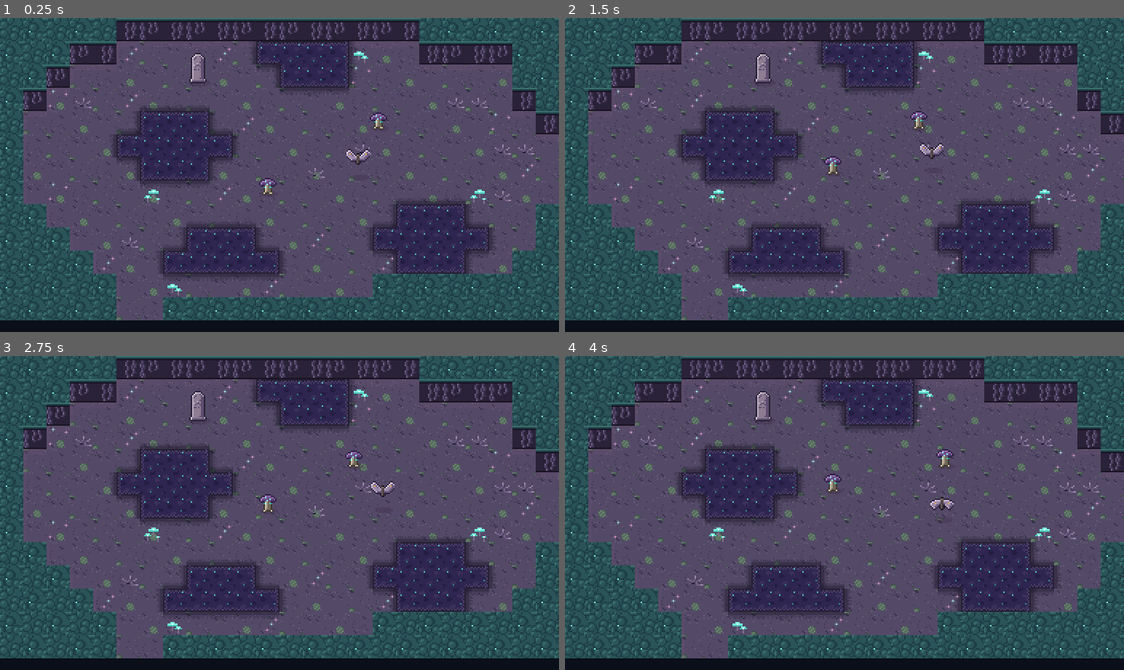
Above: before the commit, frames 1-4 (two rows, left to right).
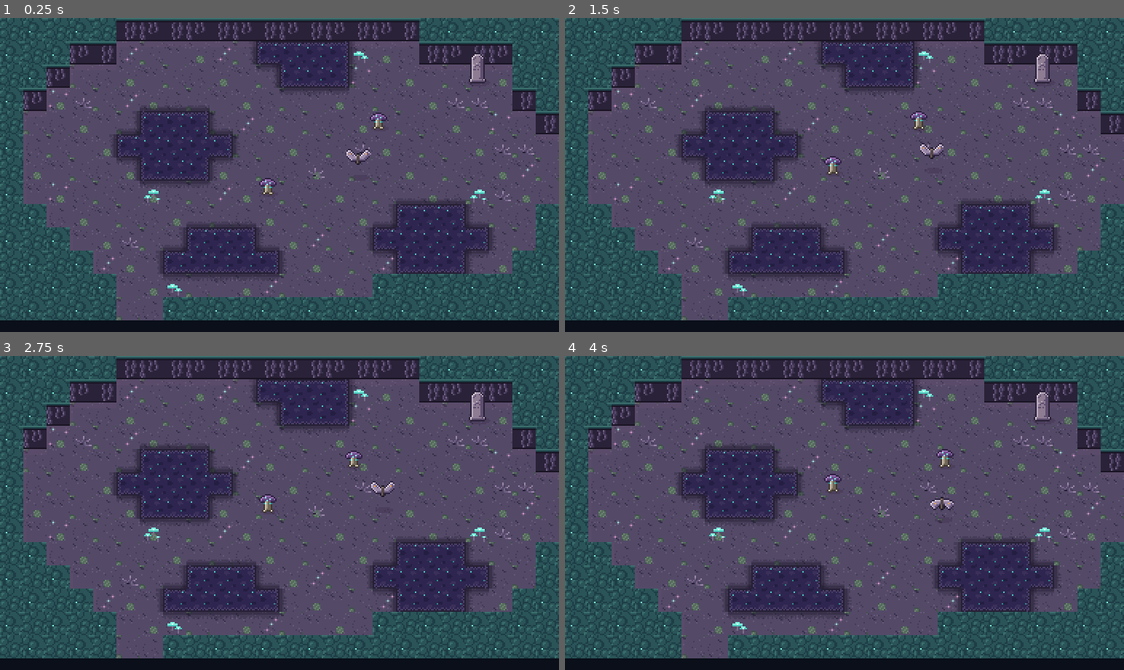
Above: after the commit, the same moments.

Repository: ashciraulo/Leviathan
Game: Godot game, scene res://rooms/room_3_1.tscn
Two runs of this game, one before a commit and one after it. Both use one fixed random seed, a clock stepped at 60 frames per second and the inputs below. This scene is started directly instead of the project's main scene.
Inputs (mouse positions are in pixels of both pictures, inside the frame that each line leads up to):
- Up to frame 1 (0.25 s): no input
- Up to frame 2 (1.5 s): tap Enter (ui_accept) at 0.5, 0.77, 1.07 s; move the mouse to (967, 159) at 0.52 s; hold D (move_right) 0.53-1.25 s; hold J (attack) 0.53-1.25 s; click (967, 159) at 0.67 s; drag from (732, 190) to (760, 77) at 1.27 s
- Up to frame 3 (2.75 s): move the mouse to (335, 443) at 2.02 s; hold D (move_right) from 2.03 s (still down); hold K (interact) from 2.03 s (still down)
- Up to frame 4 (4 s): release D (move_right) at 2.75 s; release K (interact) at 2.75 s; drag from (816, 575) to (917, 456) at 2.77 s; move the mouse to (1012, 560) at 3.52 s; hold A (move_left) from 3.53 s (still down); hold I (item_2) from 3.53 s (still down); tap Enter (ui_accept) at 3.77 s

The runs differ from the first frame. In frame 1, 0.4% of the frame differs, in the area x 33-87%, y 11-21%; in frame 2, 0.4%; in frame 3, 0.4%; in frame 4, 0.4%.

Commit message:
Fix Gloamfen review findings
Brinewood keeps its own peat floor. Spores and geyser steam now hurt a
Wren already standing in them (they stay monitorable and switch on
'active' only). A struck Sporecap swells first instead of bursting with
no tell, the hook doesn't set it off, and dying clears its cloud. The
spore art matches the damage circle. Tidestone respawns in Glowcap Grove
and Mirelight Edge no longer land in water or beside a Lanternmoth, and
the Fenmouth entry no longer steps into water. Tests now check real
damage and that every biome has its own floor.

Co-Authored-By: Claude Opus 5.5 <noreply@anthropic.com>
Claude-Session: https://claude.ai/code/session_01UYEn5XZXkHTUvmfLbrhNvJ

Diff:
--- a/rooms/room_3_1.tscn
+++ b/rooms/room_3_1.tscn
@@ -8,7 +8,7 @@
 biome = "gloamfen"
 layout = "########################
 #####......~~~~...######
-###.....T...~~~.......##
+###.........~~~.....T.##
 ##....................##
 #.....~~~.......q......#
 #....~~~~~..............
--- a/rooms/room_4_1.tscn
+++ b/rooms/room_4_1.tscn
@@ -7,7 +7,7 @@
 name_key = "ROOM_FENMOUTH"
 biome = "gloamfen"
 layout = "###########..###########
-###.........~~~.......##
+###..........~~~......##
 ##.....q....~~~~...q...#
 #..........~~~~~.......#
 #....~~~...............#
--- a/rooms/room_5_2.tscn
+++ b/rooms/room_5_2.tscn
@@ -13,7 +13,7 @@
 ####~~~~~~~::~~~~~~~####
 ###....T...::......q.###
 ...........::..........#
-........w..............#
+................w......#
 ..................q....#
 #~~~~~...........~~~~~##
 ##~~~~~~.......~~~~~~###
--- a/scripts/enemies/sporecap.gd
+++ b/scripts/enemies/sporecap.gd
@@ -4,7 +4,7 @@
 ## Wren comes close its cap swells and its spots turn pink (the tell), then
 ## it bursts a ring of stinging spores around itself. Afterwards it sags,
 ## spent, for a moment: the time to strike. Hitting it before then is fine
-## too, but it makes it burst at once.
+## too, but it starts it swelling.
 
 enum Mode { WANDER, SWELL, BURST, SPENT }
 
@@ -15,7 +15,7 @@
 const BURST_TIME := 0.5
 const SPENT_TIME := 1.6
 ## Radius of the spore ring.
-const CLOUD_RADIUS := 26.0
+const CLOUD_RADIUS := 22.0
 const WANDER_DIRECTIONS := [Vector2.ZERO, Vector2.LEFT, Vector2.RIGHT, Vector2.UP, Vector2.DOWN]
 
 var mode := Mode.WANDER
@@ -43,7 +43,7 @@
 	shape.position = Vector2(0, -6)
 	_cloud.add_child(shape)
 	add_child(_cloud)
-	_cloud_sprite = Art.sprite(Art.SPORE_CLOUD, 3, 1, 29)
+	_cloud_sprite = Art.sprite(Art.SPORE_CLOUD, 3, 1, 37)
 	_cloud_sprite.z_index = 4
 	_cloud_sprite.visible = false
 	add_child(_cloud_sprite)
@@ -90,7 +90,6 @@
 
 
 func _set_cloud(on: bool) -> void:
-	_cloud.set_deferred("monitorable", on)
 	_cloud.active = on
 	_cloud_sprite.visible = on
 
@@ -103,10 +102,23 @@
 	return mode == Mode.SPENT
 
 
+func take_hit(damage: int, direction: Vector2) -> HitResult:
+	# The Tide Hook's harmless tug neither hurts nor startles it.
+	if damage <= 0:
+		return HitResult.IGNORED
+	return super(damage, direction)
+
+
 func _on_hurt() -> void:
-	# Struck while still full of spores: it bursts at once.
-	if mode == Mode.WANDER or mode == Mode.SWELL:
-		_burst()
+	# Struck while still full of spores: it starts to swell (the same tell
+	# as always), so Wren has time to back off before it bursts.
+	if mode == Mode.WANDER:
+		_swell()
+
+
+func _die() -> void:
+	_set_cloud(false)
+	super()
 
 
 func _make_sprite() -> Sprite2D:
--- /dev/null
+++ b/scripts/enemies/tumbleburr.gd
@@ -0,0 +1,52 @@
+class_name Tumbleburr
+extends Enemy
+## Wind-borne hazard (a ball of thorny dry straw). It lolls about in the
+## calm, then the gusts send it bowling across the heights: the rising
+## whistle and streaks are the tell. One cut scatters it.
+
+const DRIFT_SPEED := 10.0
+## How much of a gust's push it takes (it is lighter than Wren).
+const GUST_SCALE := 1.6
+const BOUNCE := 0.6
+
+var _velocity := Vector2.ZERO
+var _roll := 0.0
+var _drift := Vector2.ZERO
+var _drift_timer := 0.0
+
+
+func _init() -> void:
+	max_hp = 1
+	body_size = Vector2(10, 8)
+
+
+func _think(delta: float) -> void:
+	var gust := _gust()
+	if gust != null and gust.strength() > 0.0:
+		_velocity = _velocity.move_toward(gust.push() * GUST_SCALE, 600.0 * delta)
+	else:
+		_drift_timer -= delta
+		if _drift_timer <= 0.0:
+			_drift_timer = randf_range(1.0, 2.0)
+			_drift = Vector2.from_angle(randf() * TAU) * DRIFT_SPEED
+		_velocity = _velocity.move_toward(_drift, 120.0 * delta)
+	velocity = _velocity
+	if get_slide_collision_count() > 0:
+		var normal := get_slide_collision(0).get_normal()
+		_velocity = _velocity.bounce(normal) * BOUNCE
+	_roll += velocity.x * delta * 0.25 + velocity.y * delta * 0.1
+
+
+func _gust() -> Gust:
+	var room := get_parent()
+	if room == null:
+		return null
+	return room.get_node_or_null("Gust") as Gust
+
+
+func _make_sprite() -> Sprite2D:
+	return Art.sprite(Art.TUMBLEBURR, 4, 1, 14)
+
+
+func _update_sprite() -> void:
+	_sprite.frame = int(posmod(int(_roll), 4))
--- a/scripts/hazards/geyser.gd
+++ b/scripts/hazards/geyser.gd
@@ -60,7 +60,8 @@
 		Phase.BLOW:
 			_timer = BLOW_TIME
 	_sprite.frame = int(next)
-	_steam.set_deferred("monitorable", next == Phase.BLOW)
+	# Stays monitorable: toggling that misses a hurtbox already inside, so
+	# whether it hurts is down to `active` alone.
 	_steam.active = next == Phase.BLOW
 
 
--- /dev/null
+++ b/scripts/hazards/gust.gd
@@ -0,0 +1,91 @@
+class_name Gust
+extends Node2D
+## Wind over the heights. It comes in pulses: calm, a rising whistle while
+## thin streaks start to run (the tell), then a hard gust that shoves Wren
+## and rolls Tumbleburrs along. Streaks drawn over the room show which way
+## and how hard it blows.
+
+enum Phase { CALM, RISING, BLOWING }
+
+const CALM_TIME := 2.6
+const RISING_TIME := 0.7
+const BLOW_TIME := 1.4
+const STREAKS := 22
+
+## Direction and strength of a full gust, in pixels per second.
+var wind := Vector2.ZERO
+var phase := Phase.CALM
+var _timer := CALM_TIME
+var _room: Room
+var _streaks: Array[Vector2] = []
+
+
+func _ready() -> void:
+	_room = get_parent() as Room
+	z_index = 6
+	var rnd := RandomNumberGenerator.new()
+	rnd.seed = hash(_room.coord) if _room else 1
+	for i in STREAKS:
+		_streaks.append(Vector2(rnd.randf() * Room.SIZE.x, rnd.randf() * Room.SIZE.y))
+
+
+## How hard it is blowing right now, 0..1.
+func strength() -> float:
+	match phase:
+		Phase.RISING:
+			return 0.15
+		Phase.BLOWING:
+			return 1.0
+	return 0.0
+
+
+func push() -> Vector2:
+	return wind * strength()
+
+
+func is_blowing() -> bool:
+	return phase == Phase.BLOWING
+
+
+func _physics_process(delta: float) -> void:
+	_timer -= delta
+	if _timer <= 0.0:
+		match phase:
+			Phase.CALM:
+				phase = Phase.RISING
+				_timer = RISING_TIME
+			Phase.RISING:
+				phase = Phase.BLOWING
+				_timer = BLOW_TIME
+				Audio.play_sfx("gust", global_position + Room.SIZE / 2.0)
+			Phase.BLOWING:
+				phase = Phase.CALM
+				_timer = CALM_TIME
+	var shove := push()
+	if shove != Vector2.ZERO:
+		var player := get_tree().get_first_node_in_group("player") as Player
+		if player != null and not player.frozen and not player.airborne \
+				and player.state in [Player.State.MOVE, Player.State.ATTACK, Player.State.CHARGE, Player.State.HUM, Player.State.HURT]:
+			if Rect2(Vector2.ZERO, Room.SIZE).has_point(player.global_position - _room.global_position):
+				player.move_and_collide(shove * delta)
+	# Streaks race along with the wind; in the calm they drift lazily.
+	var drift := wind.normalized() * (14.0 + wind.length() * 1.6 * strength())
+	for i in _streaks.size():
+		var s := _streaks[i] + drift * delta * (1.0 + (i % 3) * 0.3)
+		s.x = fposmod(s.x, Room.SIZE.x)
+		s.y = fposmod(s.y, Room.SIZE.y)
+		_streaks[i] = s
+	queue_redraw()
+
+
+func _draw() -> void:
+	if wind == Vector2.ZERO:
+		return
+	var dir := wind.normalized()
+	var length := 4.0 + 14.0 * strength()
+	var alpha := 0.12 + 0.3 * strength()
+	for i in _streaks.size():
+		if phase == Phase.CALM and i % 3 != 0:
+			continue
+		var s := _streaks[i].floor()
+		draw_line(s, s - dir * length * (0.6 + (i % 4) * 0.2), Color(1, 1, 1, alpha), 1.0)
--- a/scripts/world/room.gd
+++ b/scripts/world/room.gd
@@ -82,7 +82,7 @@
 		"wet_deco": "shell_%d", "dry_deco": "grass_%d",
 	},
 	"brinewood": {
-		"floor": "fen_%d", "wall_top": "canopy_%d", "wall_face": "roots_%d",
+		"floor": "peat_%d", "wall_top": "canopy_%d", "wall_face": "roots_%d",
 		"water": "bog_%d", "water_edge": "bank_%s_%d", "damp": "mire_%s",
 		"wet_deco": "reeds_%d", "dry_deco": "fern_%d",
 		# [tile, one in every n tiles]
--- a/tests/smoke_test.gd
+++ b/tests/smoke_test.gd
@@ -1028,6 +1028,10 @@
 	var vent := Geyser.new()
 	vent.position = Vector2(4 * Room.TILE, 3 * Room.TILE)
 	room.add_child(vent)
+	# Wren waits in the column, just above the cone.
+	player.global_position = room.global_position + vent.position + Vector2(0, -12)
+	GameState.refill()
+	var steam_before := GameState.bubbles
 	var seen_hiss := false
 	var seen_blow := false
 	var steam_safe := true
@@ -1041,7 +1045,10 @@
 			break
 	_check(seen_blow, "a geyser hisses before it blows")
 	_check(steam_safe, "a geyser's steam is harmless until it blows")
-	_check(vent._steam.active, "the blowing column hurts")
+	_check(vent._steam.active, "the blowing column is live")
+	await _wait(0.3)
+	_check(GameState.bubbles < steam_before, "the steam hurts Wren standing in the column")
+	GameState.refill()
 	var beetle_flip := Slagbeetle.new()
 	beetle_flip.position = Vector2(4 * Room.TILE, 9 * Room.TILE)
 	room.add_child(beetle_flip)
@@ -1083,6 +1090,11 @@
 ## Gloamfen: the Lumen Pool is only reached by hooking across Stillwater
 ## Reach, and a Sporecap swells (the tell) before its spores burst.
 func _test_gloamfen() -> void:
+	var floors := {}
+	for biome: String in Room.BIOMES:
+		var tile: String = Room.BIOMES[biome]["floor"]
+		_check(not floors.has(tile), "%s has its own floor tiles (not %s's)" % [biome, floors.get(tile, "")])
+		floors[tile] = biome
 	var reach := Room.parse_layout(((load("res://rooms/room_5_1.tscn") as PackedScene).instantiate() as Room).layout)
 	var on_foot := _walkable_from(reach, Vector2i(0, 6))
 	_check(not on_foot.has(Vector2i(23, 5)), "Stillwater Reach's far bank needs the Tide Hook")
@@ -1107,7 +1119,10 @@
 	await _wait(0.3)
 	_check(cap.mode == Sporecap.Mode.WANDER, "a Sporecap ignores Wren from afar")
 	cap.position = Vector2(4 * Room.TILE + 8, 6 * Room.TILE + 12)
-	player.global_position = room.global_position + cap.position + Vector2(24, 0)
+	# Wren stands still inside the ring the whole time.
+	player.global_position = room.global_position + cap.position + Vector2(16, 0)
+	GameState.refill()
+	var before := GameState.bubbles
 	var swelled := false
 	var burst_after_swell := false
 	for i in 40:
@@ -1117,7 +1132,8 @@
 			burst_after_swell = swelled
 			break
 	_check(burst_after_swell, "a Sporecap swells before it bursts")
-	_check(cap._cloud.active, "the spores hurt while they burst")
+	await _wait(0.2)
+	_check(GameState.bubbles < before, "the spores hurt Wren standing inside the ring")
 	player.global_position = room.global_position + Vector2(20 * Room.TILE, 6 * Room.TILE + 12)
 	var spent := false
 	for i in 30:
@@ -1125,7 +1141,16 @@
 		if cap.is_spent():
 			spent = true
 			break
-	_check(spent and not cap._cloud.active, "a spent Sporecap is harmless and open to a hit")
+	_check(spent and not cap._cloud.active, "a spent Sporecap is harmless")
+	_check(cap.take_hit(1, Vector2.LEFT) == Enemy.HitResult.HIT, "a spent Sporecap can be hit")
+	var cap2 := Sporecap.new()
+	cap2.position = Vector2(4 * Room.TILE + 8, 9 * Room.TILE + 12)
+	room.add_child(cap2)
+	await _wait(0.1)
+	cap2.take_hit(1, Vector2.LEFT)
+	_check(cap2.mode == Sporecap.Mode.SWELL, "a struck Sporecap swells (its tell) rather than bursting at once")
+	_check(cap2.take_hit(0, Vector2.LEFT) == Enemy.HitResult.IGNORED, "the Tide Hook's tug doesn't set off a Sporecap")
+	cap2.queue_free()
 	cap.queue_free()
 	game.queue_free()
 	await _wait(0.1)
Binary file changed: assets/sprites/spore_cloud.png
Not shown, added: scripts/enemies/tumbleburr.gd.uid
Not shown, added: scripts/hazards/gust.gd.uid
